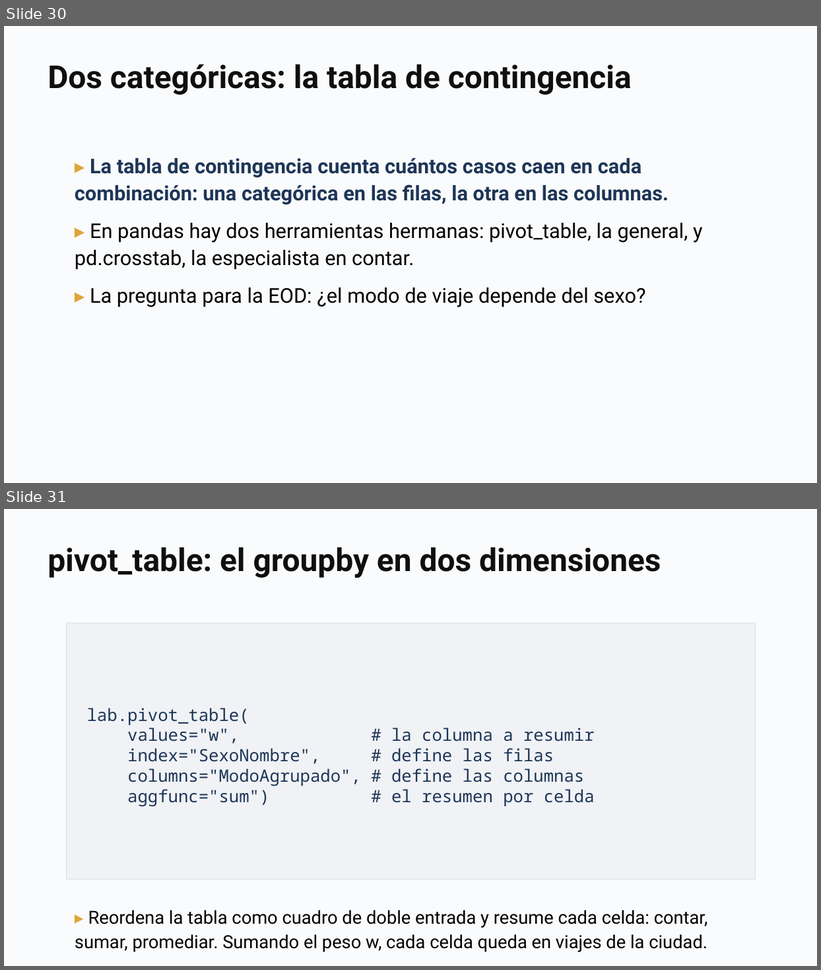
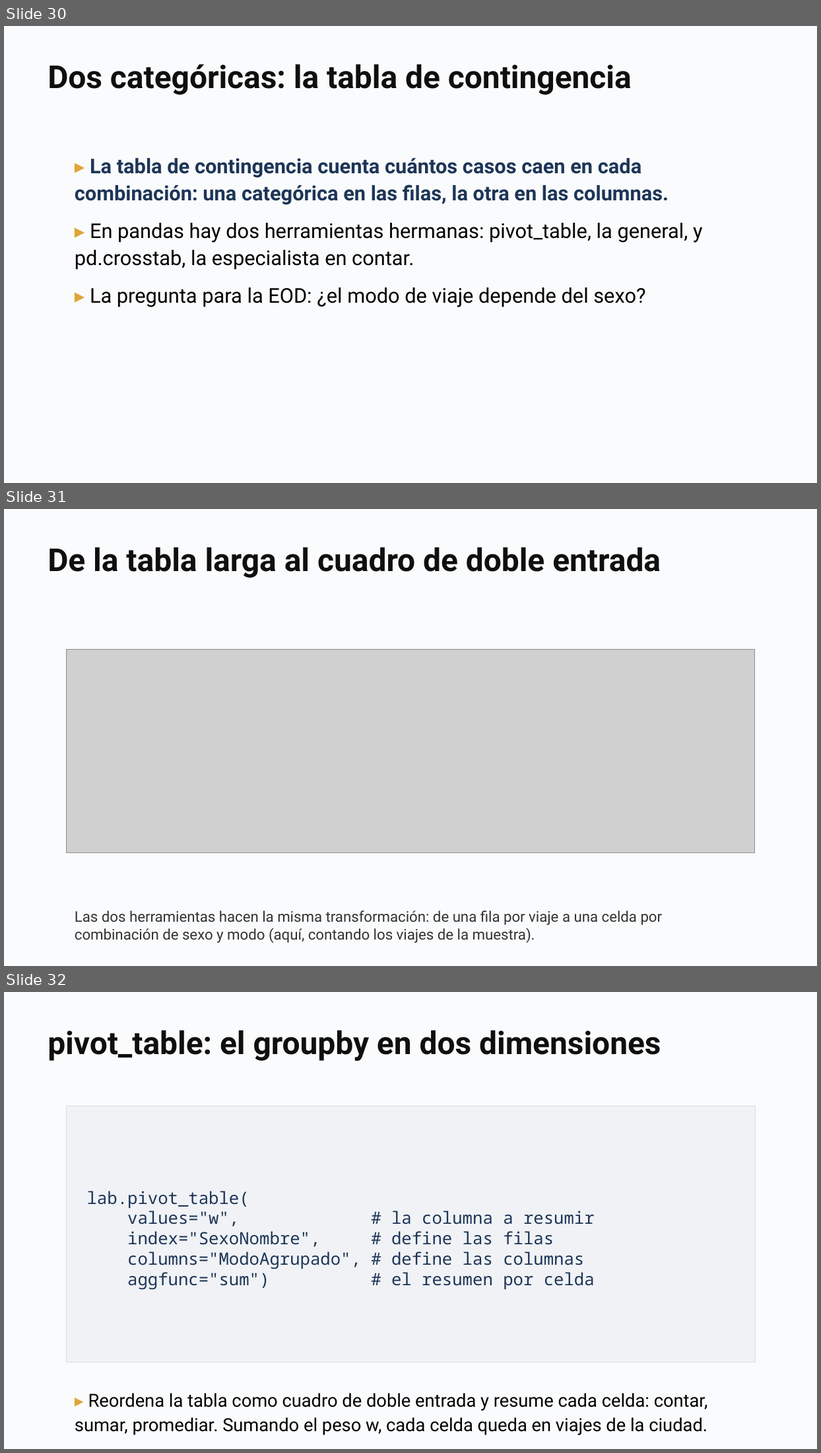
Before and after one commit to daniopitz/diplomado-cdd, a slide deck: presentaciones/clase03_eda_bivariado.pptx. Shown one above the other, each under a label of ours: slides 30 and 31 before the commit, slides 30, 31 and 32 after it. The pictures are 821x970 and 821x1453 pixels, drawn with LibreOffice and Linux fonts; fonts in the diff are those of the drawing; grey boxes stand for pictures. Boxes give left, top, right and bottom in pixels: in the first picture for what was removed or moved away, otherwise in the second. Text is boxed around its words. In the diff, an @@ line names an element or a change of style, - is before the commit and + after.

```diff
--- a/presentaciones/clase03_eda_bivariado.pptx
+++ b/presentaciones/clase03_eda_bivariado.pptx
@@ slide 31 added at bbox=[4, 509, 817, 966], background #FFFFFF @@
@@ rectangle added at bbox=[4, 509, 817, 966], fill #FAFBFC @@
@@ text added at bbox=[48, 547, 661, 578], 28 pt, text #0F0F0F, bold @@
+De la tabla larga al cuadro de doble entrada
@@ picture added at bbox=[66, 649, 754, 852] @@
@@ text added at bbox=[75, 910, 663, 943], 13 pt, text #333333 @@
+Las dos herramientas hacen la misma transformación: de una fila por viaje a una celda por combinación de sexo y modo (aquí, contando los viajes de la muestra).
@@ what was slide 31 is now slide 32 @@
```
Also in this commit, not shown: 1 other file.
